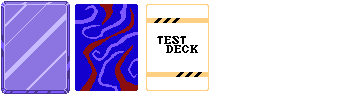
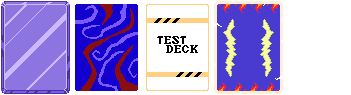
Layered file, before and after one edit (351x95). Changes by layer:
added group "Archmage deck" with 5 layers above "Deck border" over bbox(214, 1, 283, 94)
added layer "flames copy" in group "Archmage deck" over bbox(219, 4, 279, 13)
added layer "flames" in group "Archmage deck" over bbox(218, 82, 278, 91)
added layer "Lightning Storm spell copy #1" in group "Archmage deck" over bbox(223, 19, 237, 77)
added layer "Lightning Storm spell copy" in group "Archmage deck" over bbox(260, 19, 274, 77)
added layer "Archmage deck back" in group "Archmage deck" over bbox(214, 1, 283, 94)
